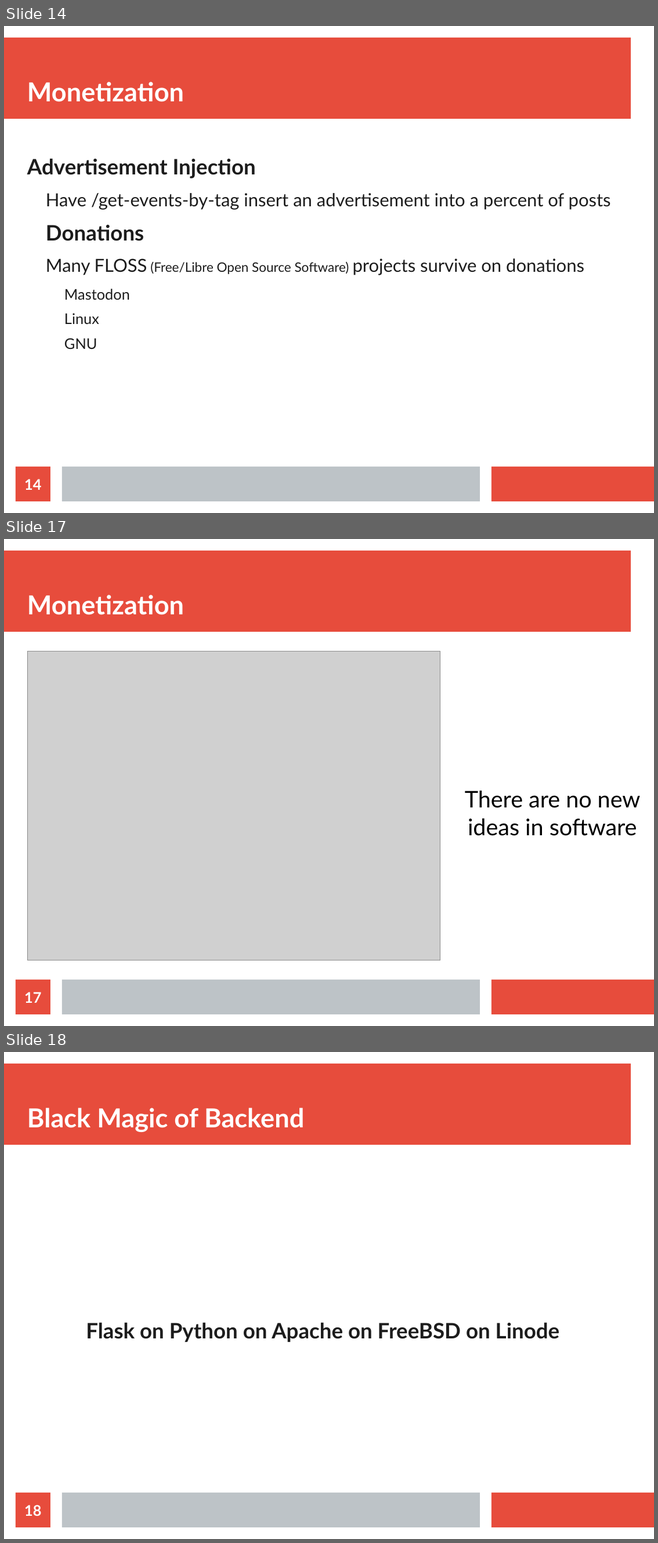
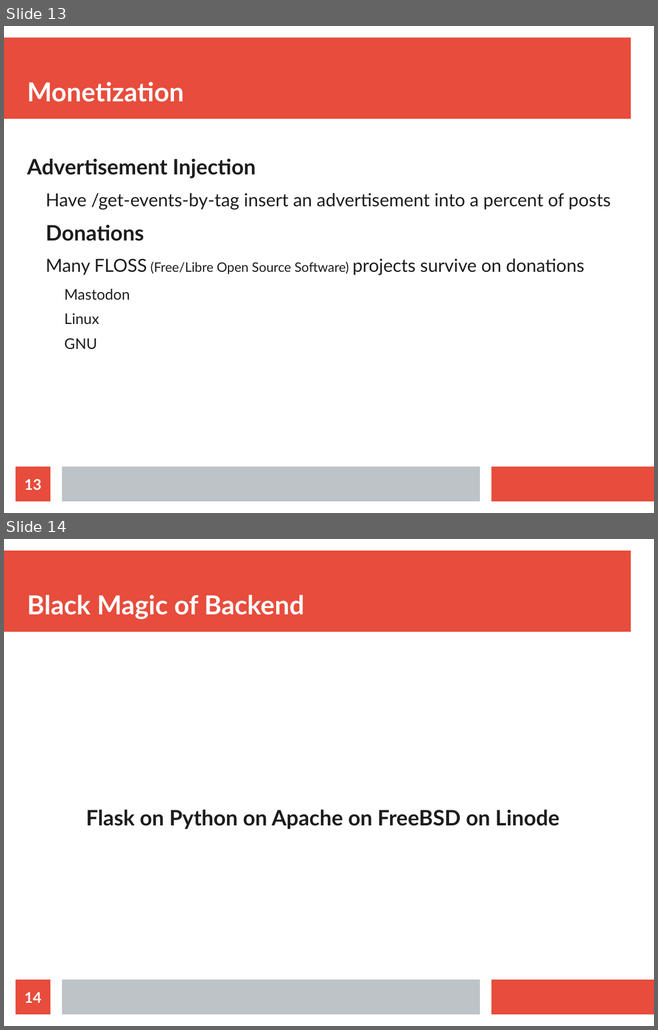
Before and after one commit to AbsolutelyLudicrous/cbus-2018, a slide deck: eventor.odp. Shown one above the other, each under a label of ours: slides 14, 17 and 18 before the commit, slides 13 and 14 after it; the slides between them are not shown. The pictures are 658x1543 and 658x1030 pixels, drawn with LibreOffice and Linux fonts; fonts in the diff are those of the drawing; grey boxes stand for pictures. Boxes give left, top, right and bottom in pixels: in the first picture for what was removed or moved away, otherwise in the second. Text is boxed around its words. In the diff, an @@ line names an element or a change of style, - is before the commit and + after.

```diff
--- a/eventor.odp
+++ b/eventor.odp
@@ slide 17 removed at (4,539,654,1026), background #FFFFFF; not listed: 3 template elements that a slide beside it also shows @@
@@ title removed at (27,595,184,615) @@
-Monetization
@@ picture removed at (28,651,440,961) @@
@@ text removed at (465,791,640,836) @@
-There are no new ideas in software
@@ page number removed at (16,980,50,1015) @@
-17
@@ what was slide 14 is now slide 13 @@
@@ page number at (24,479,41,490): text changed @@
-14
+13
@@ what was slide 18 is now slide 14 @@
@@ page number at (24,992,41,1003): text changed @@
-18
+14
```
Also in this commit, not shown: 4 slides changed, 3 slides added, 3 other slides removed.
